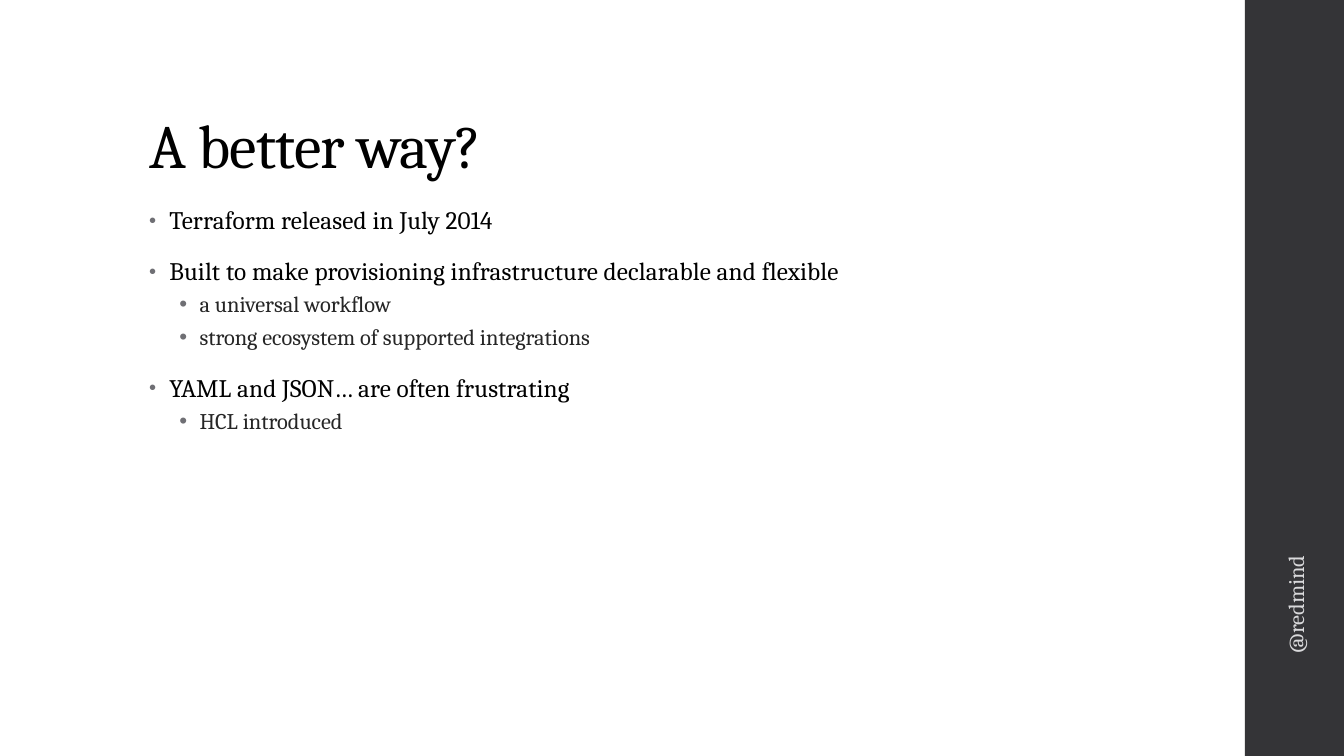
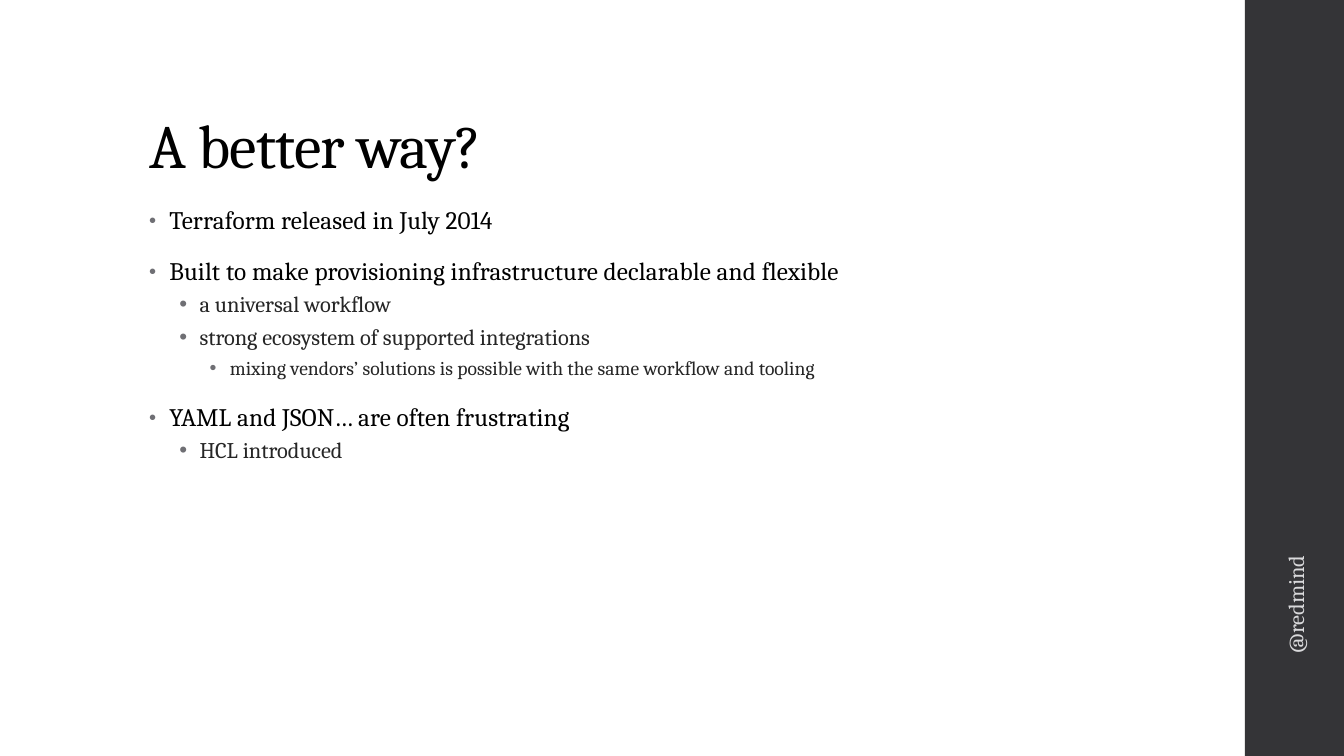
Before and after one commit to jharley/terraform-intro, a slide deck: slide 3 of slides/Intro to Terraform.pptx. Drawn at 1344x756 pixels with LibreOffice and Linux fonts; fonts in the diff are those of the drawing. Boxes give left, top, right and bottom in pixels: in the first picture for what was removed or moved away, otherwise in the second. Text is boxed around its words. In the diff, an @@ line names an element or a change of style, - is before the commit and + after.

```diff
--- a/slides/Intro to Terraform.pptx
+++ b/slides/Intro to Terraform.pptx
@@ text at box(230, 361, 815, 380): paragraph added @@
+    • mixing vendors’ solutions is possible with the same workflow and tooling
```
Also in this commit, not shown: 1 other slide changed, 1 other file.
